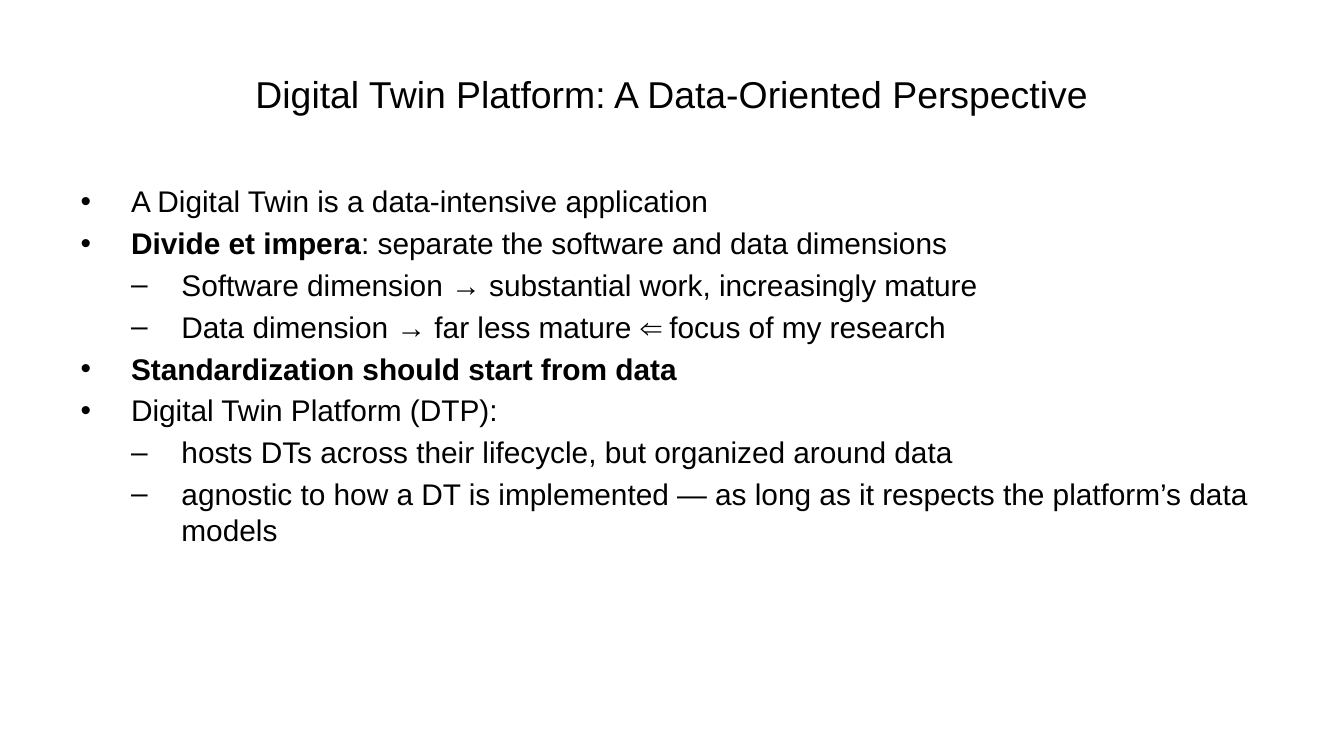
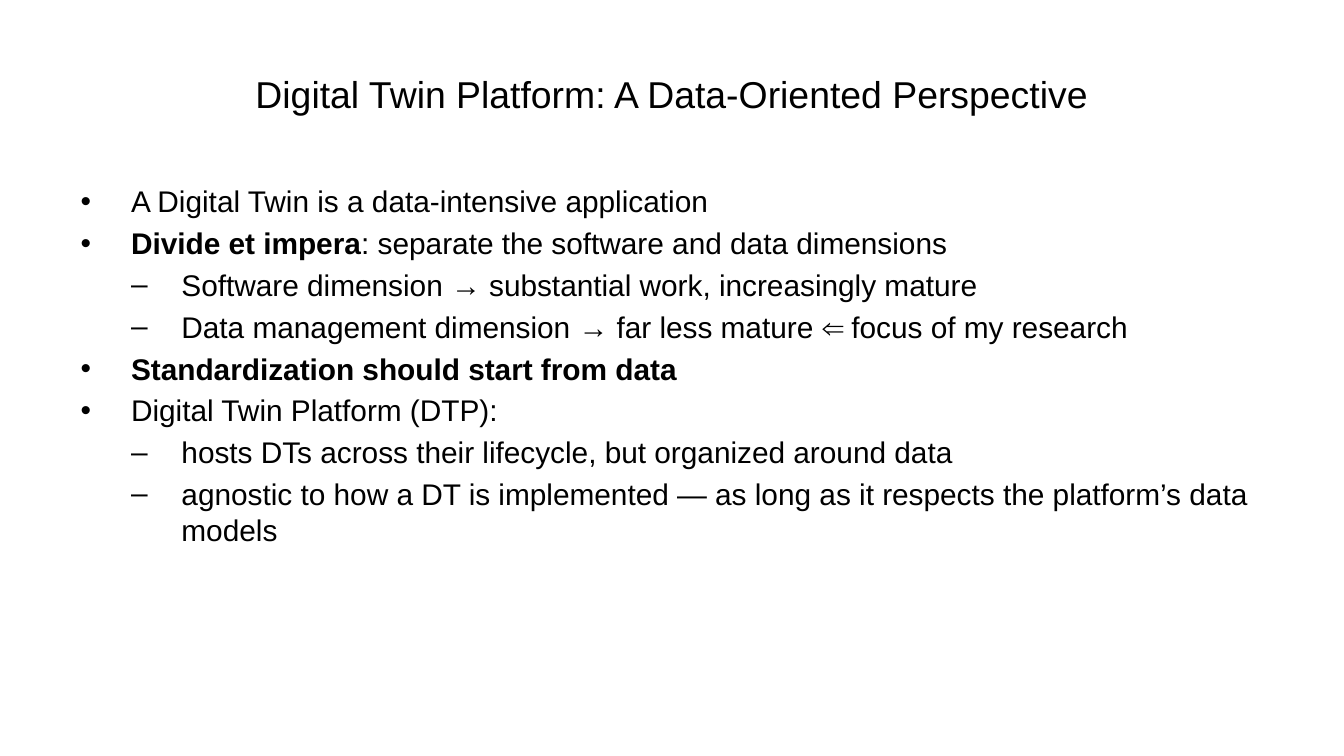
Before and after one commit to ManuelePasini/slides-markdown, a slide deck: slide 6 of 3rd_year_slides.pptx. Drawn at 1344x756 pixels with LibreOffice and Linux fonts; fonts in the diff are those of the drawing. Boxes give left, top, right and bottom in pixels: in the first picture for what was removed or moved away, otherwise in the second. Text is boxed around its words. In the diff, an @@ line names an element or a change of style, - is before the commit and + after.

```diff
--- a/3rd_year_slides.pptx
+++ b/3rd_year_slides.pptx
@@ text at [181, 316, 1128, 343]: text changed @@
-  – Data dimension → far less mature ⇐ focus of my research
+  – Data management dimension → far less mature ⇐ focus of my research
```
Also in this commit, not shown: 3 other slides changed, 4 other files.
